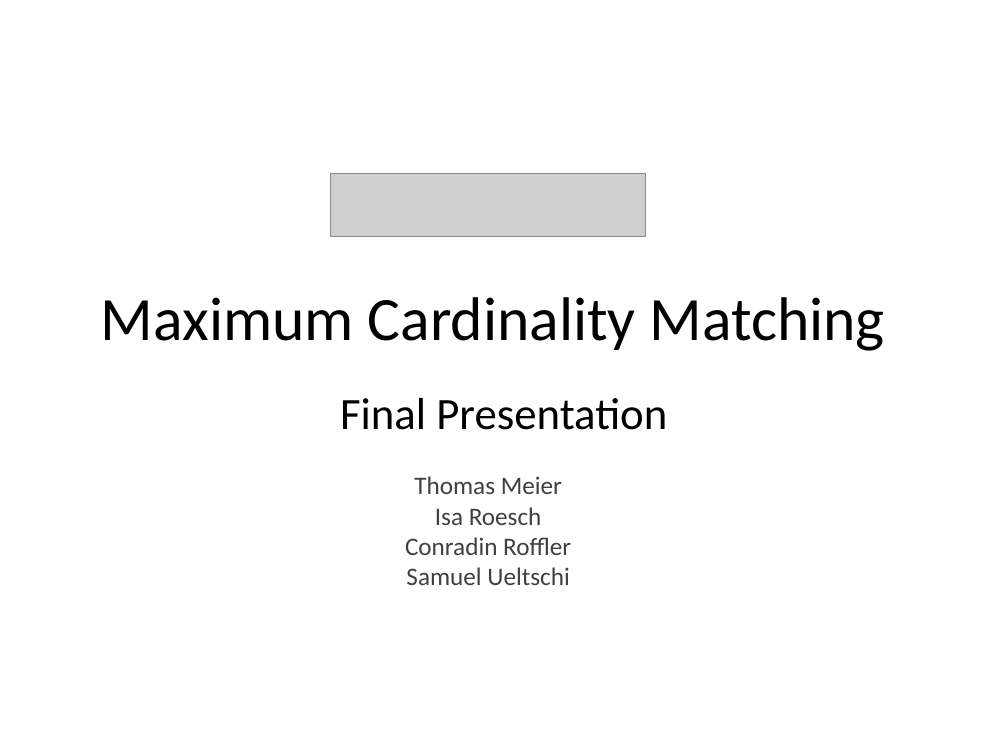
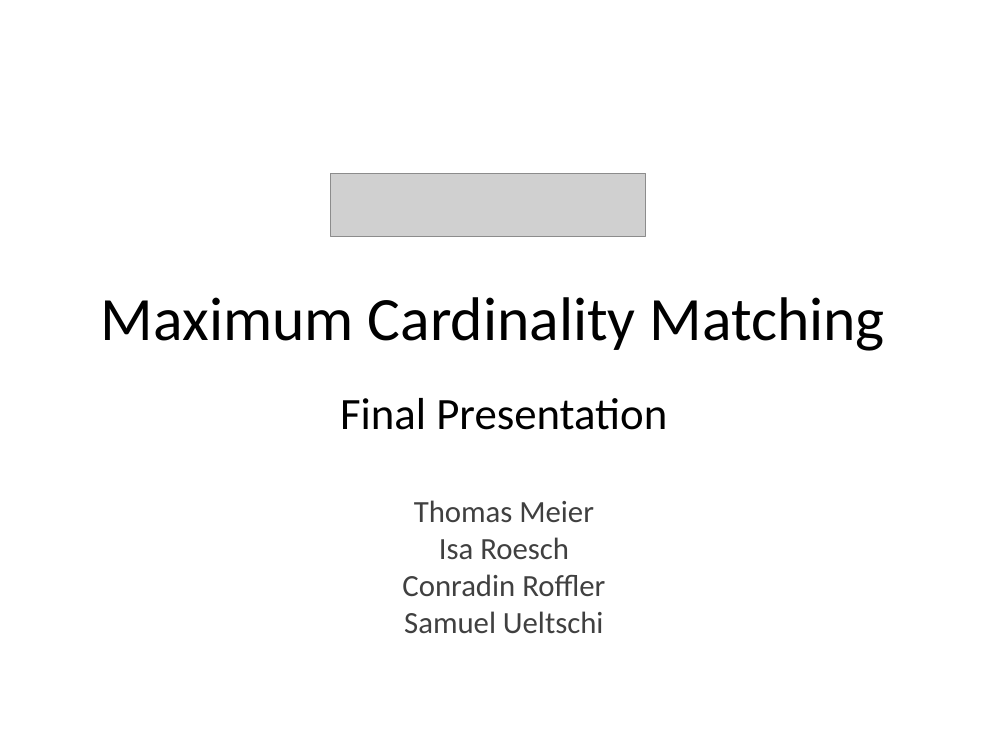
Before and after one commit to suem/dphpc-project, a slide deck: slide 1 of Final Presentation.pptx. Drawn at 1008x756 pixels with LibreOffice and Linux fonts; fonts in the diff are those of the drawing; grey boxes stand for pictures. Boxes give left, top, right and bottom in pixels: in the first picture for what was removed or moved away, otherwise in the second. Text is boxed around its words. In the diff, an @@ line names an element or a change of style, - is before the commit and + after.

```diff
--- a/Final Presentation.pptx
+++ b/Final Presentation.pptx
@@ text "Final Presentation": place and size @@
-text "Final Presentation" at <box>303,465,673,626</box>
+text "Final Presentation" at <box>340,398,667,634</box>
@@ text at <box>402,500,605,634</box>: size 18 to 22 pt in "Thomas Meier", "Isa Roesch", "Conradin Roffler", "Samuel Ueltschi" @@
```
Also in this commit, not shown: 14 other slides changed.
